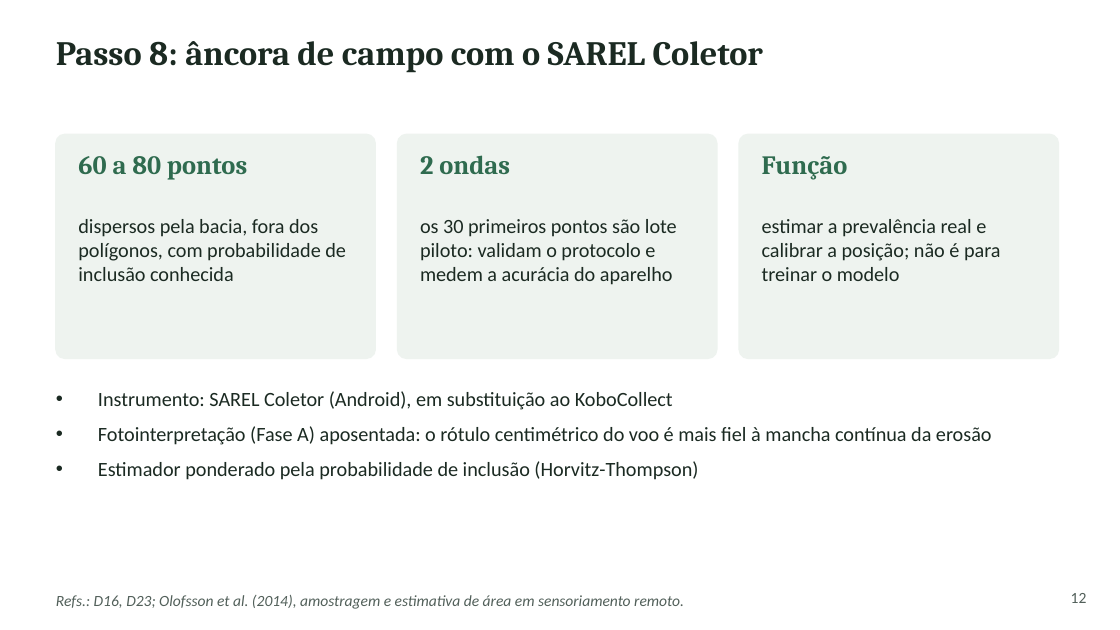
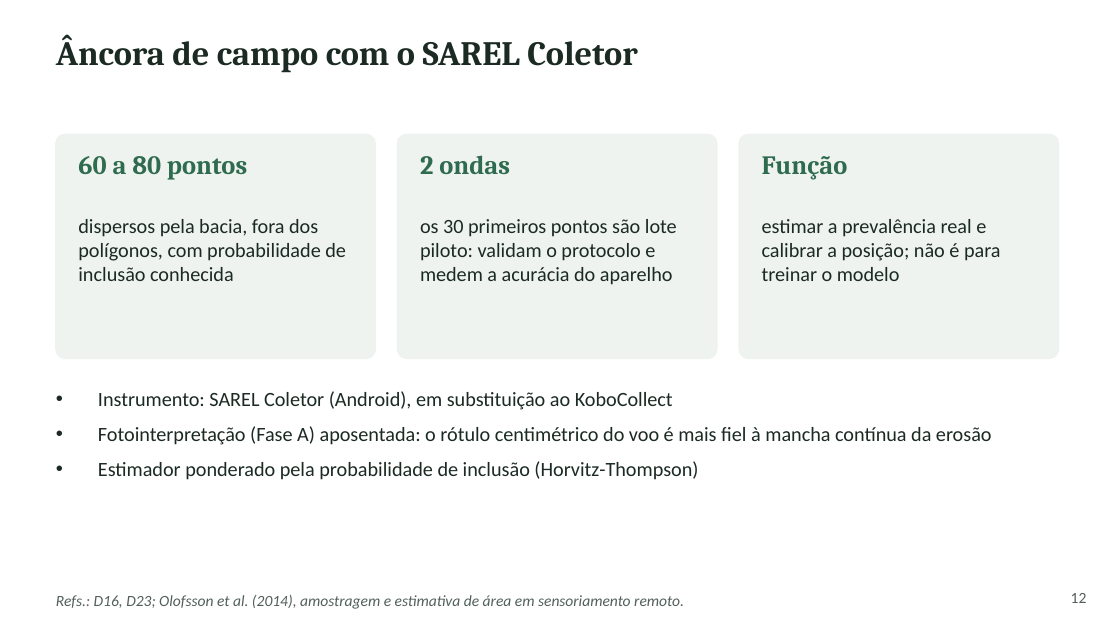
Before and after one commit to RedZardoz/localizador-erosao-v02, a slide deck: slide 12 of docs/Apresentacao_SAREL_Plataforma_Metodo_Desafios.pptx. Drawn at 1120x630 pixels with LibreOffice and Linux fonts; fonts in the diff are those of the drawing. Boxes give left, top, right and bottom in pixels: in the first picture for what was removed or moved away, otherwise in the second. Text is boxed around its words. In the diff, an @@ line names an element or a change of style, - is before the commit and + after.

```diff
--- a/docs/Apresentacao_SAREL_Plataforma_Metodo_Desafios.pptx
+++ b/docs/Apresentacao_SAREL_Plataforma_Metodo_Desafios.pptx
@@ text at <box>56,34,637,73</box>: text changed @@
-Passo 8: âncora de campo com o SAREL Coletor
+Âncora de campo com o SAREL Coletor
```
Also in this commit, not shown: 4 other slides changed.
